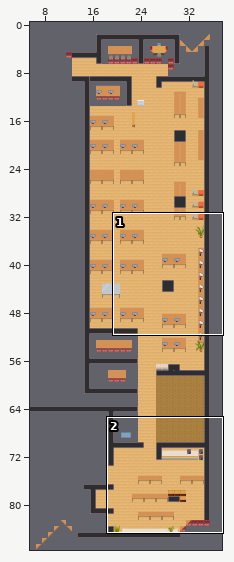
Tiled map (JSON): maps/map.json. Above, an overview of the earlier version with the close-up marked.
Close-up. Before the commit:
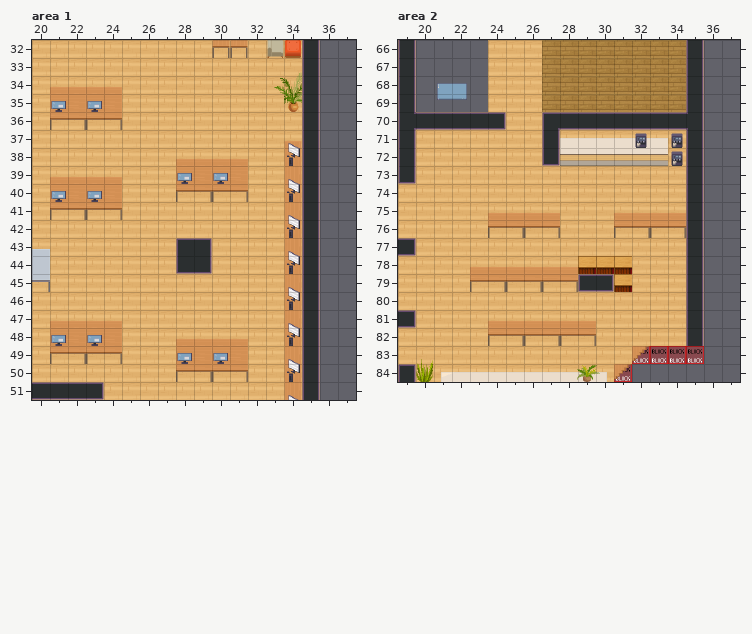
Cells are 32x32 px. Shown: area 1 x 20..37, y 32..51; area 2 x 19..37, y 66..84. The commit also changed other parts of the map, which this record leaves out.
And afterwards:
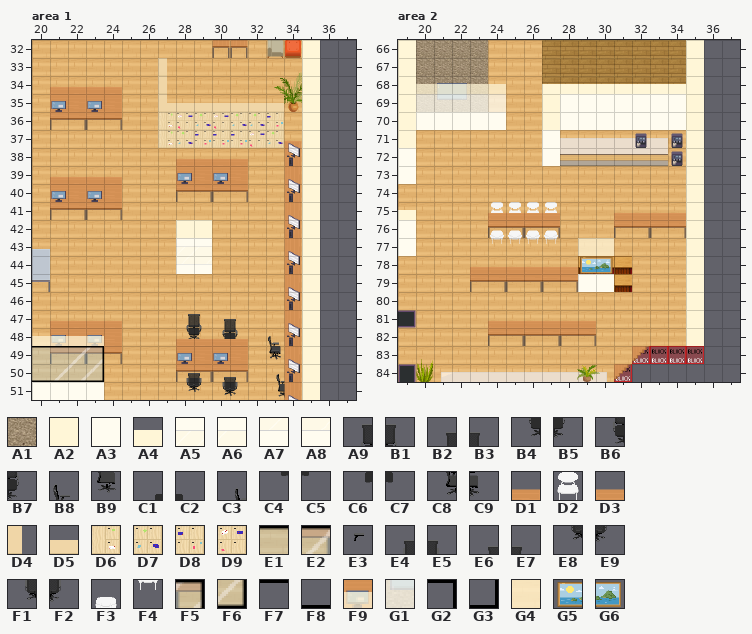
Key: from "Chunk 1": A1 3, A2 28, A3 29, A4 31, A5 32, A6 33, A7 34, A8 35, A9 47, B1 48, B2 49, B3 50, B4 51, B5 52, B6 53, B7 54, B8 55, B9 56, C1 57, C2 58, C3 61, C4 63, C5 64, C6 65, C7 66, C8 67, C9 68, D1 70, D2 71, D3 77, D4 111, D5 114, D6 115, D7 116, D8 117, D9 118, E1 127, E2 128, E3 139, E4 140, E5 141, E6 142, E7 143, E8 144, E9 145, F1 146, F2 147, F3 153, F4 154, F5 178, F6 179, F7 184, F8 188, F9 190, G1 191, G2 192, G3 193, G4 194, G5 198, G6 199.
__ is an empty cell.
See-through tiles are keyed as they look on the map.
Diff:
Layer "Wallpaper", area 1:
y 32..42: x 35 __ -> A2
y 43: x 28..29 __ __ -> A5 A6; x 35 __ -> A2
y 44: x 28..29 __ __ -> A7 A8; x 35 __ -> A2
y 45..50: x 35 __ -> A2
y 51: x 20..23 __ __ __ __ -> A3 A3 A3 A3; x 35 __ -> A2
Layer "belowFurniture", area 1:
y 47: x 28..31 __ __ __ __ -> A9 B1 B2 B3
y 48: x 28..31 __ __ __ __ -> B4 B5 B6 B7; x 33 __ -> B8
y 49: x 33 __ -> B9
y 50: x 28..29 __ __ -> C1 C2; x 33 __ -> C3
y 51: x 28..31 __ __ __ __ -> C4 C5 C6 C7; x 33..34 __ __ -> C8 C9
Layer "aboveFurniture", area 1:
y 35: x 27 __ -> D5
y 36: x 27 __ -> D6
y 37: x 27..33 __ __ __ __ __ __ __ -> D6 D7 D8 D8 D8 D9 D7
Layer "abovePlayer1", area 1:
y 33..34: x 27 __ -> D4
y 35: x 27..33 __ __ __ __ __ __ __ -> D4 D5 D5 D5 D5 D5 D5
y 36: x 28..33 __ __ __ __ __ __ -> D9 D7 D9 D7 D7 D8
y 48: x 28 D1 -> D3; x 30 D1 -> D3
y 49: x 33 __ -> E3
y 50: x 28..31 __ __ __ __ -> E4 E5 E6 E7
y 51: x 28..31 __ __ __ __ -> E8 E9 F1 F2
Layer "Glass walls", area 1:
y 49: x 20..23 __ __ __ __ -> E1 E1 E2 F5
y 50: x 20..23 __ __ __ __ -> E1 E2 F5 F6
Layer "Wallpaper #2", area 1:
y 42: x 28..29 __ __ -> A2 A2
y 48: x 20..23 __ __ __ __ -> F9 F9 F9 F9
y 49: x 20..23 __ __ __ __ -> F7 F7 F7 G2
y 50: x 20..23 __ __ __ __ -> F8 F8 F8 G3
Layer "floor", area 2:
y 66..69: x 20..23 __ __ __ __ -> A1 A1 A1 A1
Layer "Wallpaper", area 2:
y 66..69: x 19 __ -> A2; x 35 __ -> A2
y 70: x 19..24 __ __ __ __ __ __ -> A2 A3 A3 A3 A3 A3; x 27..35 __ __ __ __ __ __ __ __ __ -> A2 A3 A3 A3 A3 A3 A3 A3 A2
y 71: x 19 __ -> A2; x 27 __ -> A3; x 35 __ -> A2
y 72: x 19 __ -> A3; x 27 __ -> A3; x 35 __ -> A2
y 73: x 19 __ -> A3; x 35 __ -> A2
y 74: x 35 __ -> A2
y 75: x 19 __ -> A4; x 35 __ -> A2
y 76..77: x 19 __ -> A3; x 35 __ -> A2
y 78: x 35 __ -> A2
y 79: x 29..30 __ __ -> A3 A3; x 35 __ -> A2
y 80..82: x 35 __ -> A2
Layer "belowFurniture", area 2:
y 75: x 24..27 __ __ __ __ -> D2 D2 D2 D2
Layer "abovePlayer1", area 2:
y 76: x 24..27 __ __ __ __ -> F3 F3 F3 F3
y 77: x 24..27 __ __ __ __ -> F4 F4 F4 F4
Layer "Wallpaper #2", area 2:
y 68: x 20..24 __ __ __ __ __ -> F9 F9 F9 F9 F9; x 27..34 __ __ __ __ __ __ __ __ -> A4 A4 A4 A4 A4 A4 A4 A4
y 69: x 20..24 __ __ __ __ __ -> G1 G1 G1 G1 G1; x 27..34 __ __ __ __ __ __ __ __ -> A2 A3 A3 A3 A3 A3 A3 A3
y 77: x 29..30 __ __ -> G4 G4
Layer "Decoration", area 2:
y 78: x 29..30 __ __ -> G5 G6
